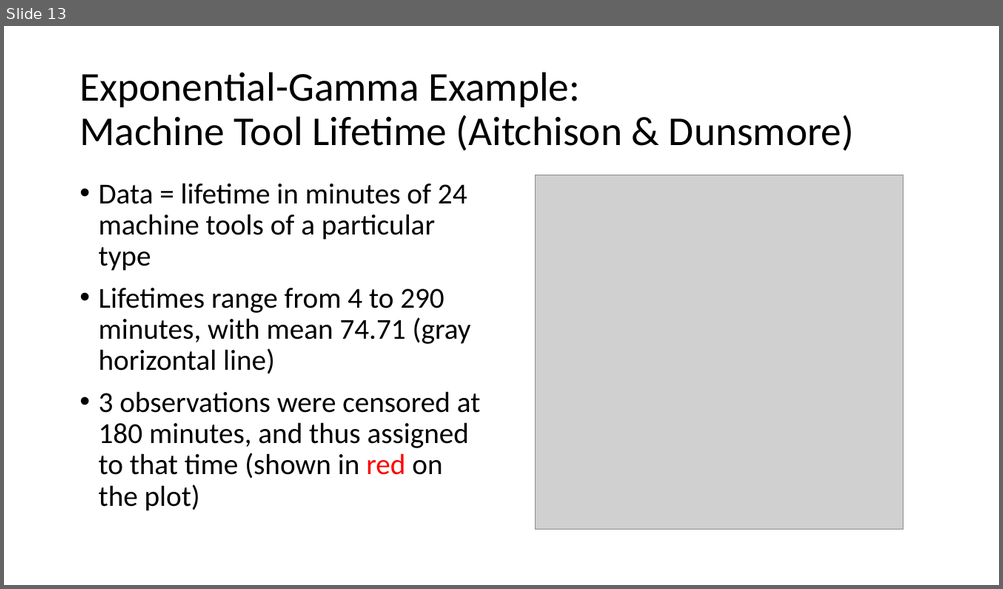
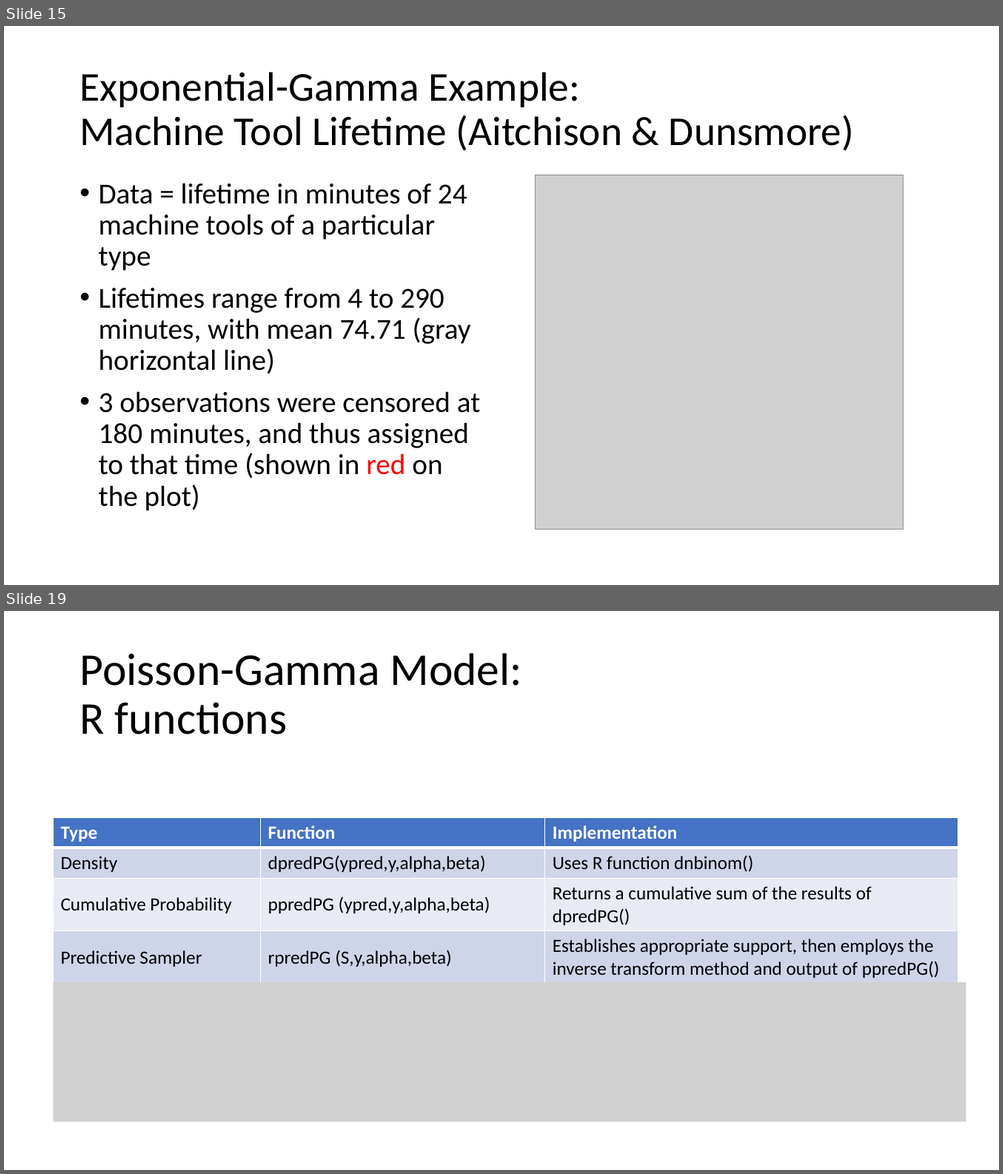
Before and after one commit to vgharris3/predictiveInference, a slide deck: Thesis_Files/ThesisDefense.pptx. Shown one above the other, each under a label of ours: slide 13 before the commit, slides 15 and 19 after it; the slides between them are not shown. The pictures are 1003x589 and 1003x1174 pixels, drawn with LibreOffice and Linux fonts; fonts in the diff are those of the drawing; grey boxes stand for pictures. Boxes give left, top, right and bottom in pixels: in the first picture for what was removed or moved away, otherwise in the second. Text is boxed around its words. In the diff, an @@ line names an element or a change of style, - is before the commit and + after.

```diff
--- a/Thesis_Files/ThesisDefense.pptx
+++ b/Thesis_Files/ThesisDefense.pptx
@@ slide 19 added at (x1=4, y1=611, x2=999, y2=1170), background #FFFFFF @@
@@ title added at (x1=79, y1=653, x2=522, y2=735), 44 pt, text #000000 @@
+Poisson-Gamma Model:
+R functions
@@ table added at (x1=54, y1=817, x2=958, y2=982), 4 rows, 3 columns @@
+Type | Function | Implementation
+Density | dpredPG(ypred,y,alpha,beta) | Uses R function dnbinom()
+Cumulative Probability | ppredPG (ypred,y,alpha,beta) | Returns a cumulative sum of the results of dpredPG()
+Predictive Sampler | rpredPG (S,y,alpha,beta) | Establishes appropriate support, then employs the inverse transform method and output of ppredPG()
@@ picture added at (x1=54, y1=982, x2=966, y2=1122) @@
@@ what was slide 13 is now slide 15 @@
```
Also in this commit, not shown: 11 slides changed, 13 other slides added, 8 other files.
